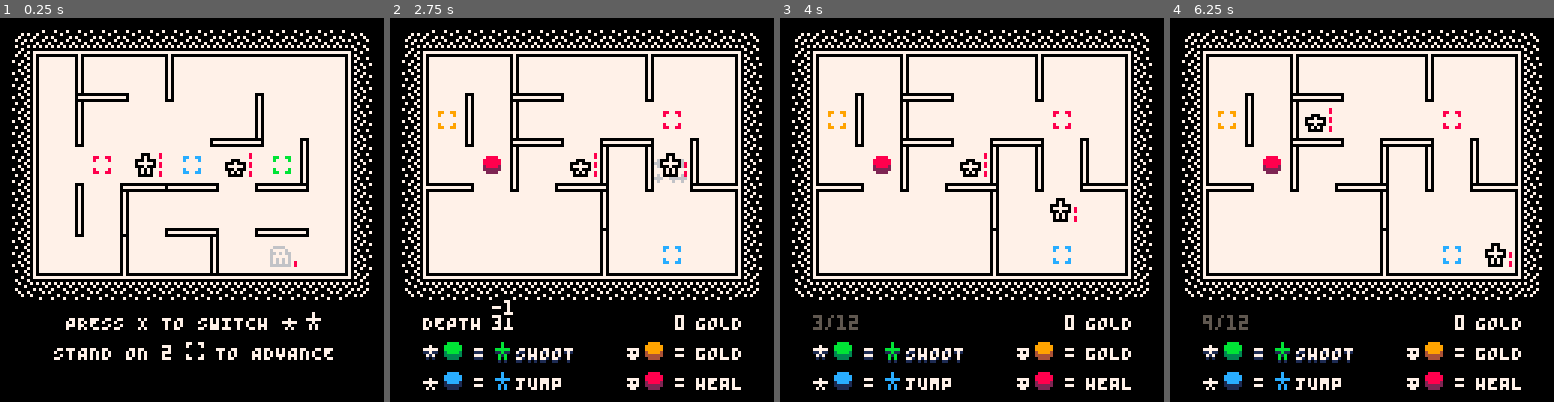
Above: before the commit, frames 1-4 (left to right).
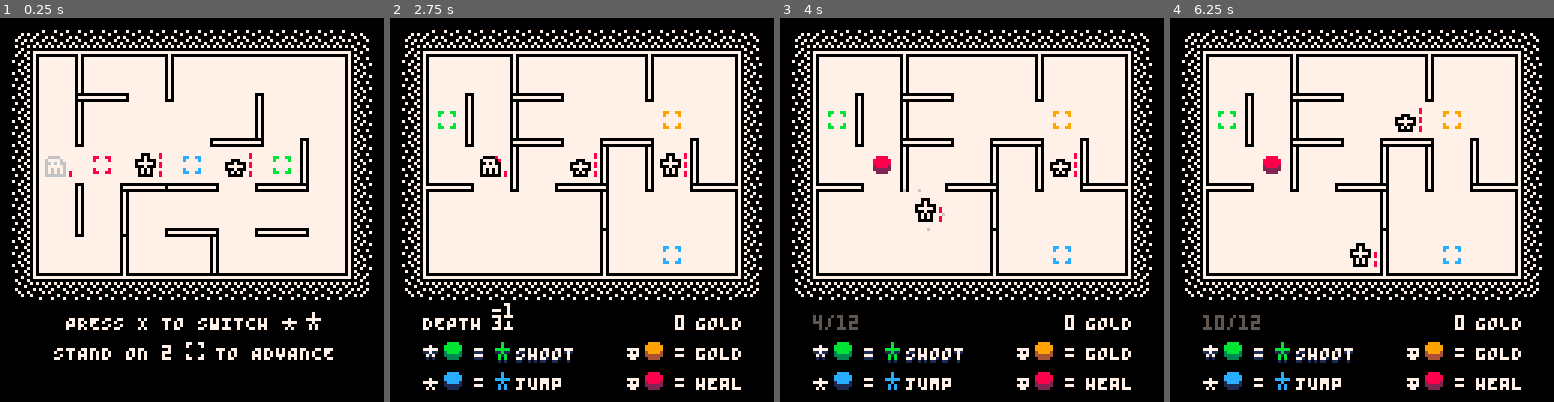
Above: after the commit, the same moments.

Repository: taylordolan/grid-folks
Game: PICO-8 cartridge grid_folks.p8
Same seed, same stepped clock (60 frames per second), same inputs: the game is played once before the commit and once after it.
Inputs:
- Up to frame 1 (0.25 s): no input
- Up to frame 2 (2.75 s): tap X (X key) at 0.33, 1.07, 1.85 s; tap O (Z key) at 0.7, 1.7, 2.1, 2.5 s; hold Right 1.6-2.1 s; hold Up 2.15-2.42 s; hold Right from 2.47 s (still down)
- Up to frame 3 (4 s): tap O (Z key) at 2.9, 3.3, 3.7 s; tap X (X key) at 2.97 s; release Right at 3.03 s; hold Left 3.08-3.58 s; hold Down 3.63-3.97 s
- Up to frame 4 (6.25 s): hold Right 4.02-4.68 s; tap X (X key) at 4.08, 5.2 s; tap O (Z key) every 0.4 s from 4.1 to 6.1 s; hold Up 4.73-5.03 s; hold Left 5.08-5.68 s; hold Down 5.73-6.03 s; hold Right from 6.08 s (still down)

The runs differ from the first frame. In frame 1, 0.4% of the frame differs, in the area x 11-78%, y 35-65%; in frame 2, 0.7%; in frame 3, 1.0%; in frame 4, 1.2%, in the area x 8-90%, y 23-82%.

Commit message:
timid enemies

Diff:
--- a/grid_folks.p8
+++ b/grid_folks.p8
@@ -16,8 +16,10 @@
 -- [x] make sure it doesn't crash if it tries to deploy an enemy and the only available space is next to a hero
 -- [x] shoot should do 2 damage
 -- [ ] slow down all the animations and transitions
--- [ ] fix crosshair rendering for jump ability
--- [ ] fix flashing stun state on sleep enemies
+-- [ ] dotted lines to represent potential shots
+-- [ ] change enemy health bars to show potential damage
+-- [ ] timid enemies should move if there's a hero they could move toward that's more than 2 spaces away
+-- [ ] wait animations for timid enemies
 
 -- optimizations
 -- [x] eliminate the colors dictionary
@@ -127,8 +129,8 @@
 	input_queue = {}
 
 	-- initial buttons (for testing)
-	-- set_tile(new_button(008), {4,2})
-	-- set_tile(new_button(009), {4,4})
+	-- set_tile(new_button(011), {4,2})
+	-- set_tile(new_button(012), {4,4})
 	-- set_tile(new_button(011), {5,3})
 	-- set_tile(new_button(012), {3,3})
 
@@ -165,24 +167,27 @@
 	-- spawn stuff
 	spawn_rates = {
 		[001] = 12,
-		[050] = 10,
-		[100] = 8,
-		[150] = 7,
-    [200] = 6,
-		[250] = 5,
-		[300] = 4,
-		[350] = 3,
-		[400] = 2,
+		[040] = 10,
+		[080] = 8,
+		[120] = 7,
+    [160] = 6,
+		[200] = 5,
+		[240] = 4,
+		[280] = 3,
+		[320] = 2,
 	}
   spawn_bags = {
     [001] = {"dash"},
-    [050] = {"dash","sleep"},
-    [100] = {"dash","sleep","slime"},
-    [150] = {"dash","sleep","slime","grow"},
+    [040] = {"dash","timid"},
+    [080] = {"dash","timid","slime"},
+    [120] = {"dash","timid","slime","grow"},
   }
   spawn_functions = {
-    ["sleep"] = function()
-      new_enemy_sleep():deploy()
+    -- ["sleep"] = function()
+    --   new_enemy_sleep():deploy()
+    -- end,
+    ["timid"] = function()
+      new_enemy_timid():deploy()
     end,
     ["slime"] = function()
       new_enemy_slime():deploy()
@@ -198,6 +203,7 @@
 	spawn_rate = spawn_rates[1]
   spawn_bag = spawn_bags[1]
   spawn_bag_instance = copy(spawn_bag)
+  shuffle(spawn_bag_instance)
   spawn_turns = {0,0,0}
 	-- this gets updated whenever an enemy spawns
 	last_spawned_turn = 0
@@ -566,7 +572,7 @@
 			local wall = is_wall_between({self.x, self.y}, next_tile)
 
 			-- if jump is enabled and there's a wall in the way
-			if self.jump and wall then
+			if self.jump then
 				if enemy then
 					hit_target(enemy, 3)
 					player_turn = false
@@ -586,7 +592,7 @@
 				-- if shoot is enabled and shoot targets exist
 				local shoot_target = get_ranged_target(self, direction)
 				if self.shoot and shoot_target then
-          hit_target(shoot_target, 2)
+          hit_target(shoot_target, 1)
 					new_shot(self, shoot_target, direction)
 					sfx(sounds.shoot, 3)
 					delay += 4
@@ -902,6 +908,27 @@
   return _e
 end
 
+function new_enemy_timid()
+  local _e = new_enemy()
+  _e.sprite_seq = {140}
+	_e.health = 1
+
+  _e.get_step = function(self)
+    -- if not attacking this turn
+    if not self.target then
+      local step = self:get_step_toward_hero()
+      if
+        distance(step, tile(hero_a)) > 1 and
+        distance(step, tile(hero_b)) > 1
+      then
+        return step
+      end
+    end
+  end
+
+  return _e
+end
+
 function new_enemy_dash()
   local _e = new_enemy()
   _e.sprite_seq = {143}
@@ -955,7 +982,6 @@
 function new_enemy_slime()
   local _e = new_enemy()
   _e.sprite_seq = {142}
-  _e.health = 1
 
   _e.move = function(self)
     if self.step then
@@ -1988,7 +2014,7 @@
 
 	has_advanced = true
 	if #colors_bag == 0 then
-		colors_bag = {008,008,008,009,011,012}
+		colors_bag = {008,008,008,008,008,008,009,011,012}
 		shuffle(colors_bag)
 	end
 
@@ -2091,7 +2117,7 @@
 ffffffffff070ffffff6fffffffaaaffffffffffffffffffffffffff000000000000000000000777777000000777777000000770000777777000000000000000
 ff000fff0007000ffff6ffffffaa6affffa6afffffffffffffffffff000000000000000000000777777000000777777000000770000777777000000000000000
 0007000f0777770fffffffffff6aa6fffaaaaafffff6ffffffffffff000000000000000000077775555000077775577770077770077775577770000000000000
-0777770f0007000f66f6f66fffaa6afffa6a6affff666ffffff6ffff000000000000000000077775555000077775577770077770077775577770000000000000
+0777770f0007000f66fff66fffaa6afffa6a6affff666ffffff6ffff000000000000000000077775555000077775577770077770077775577770000000000000
 0007000ff07070fffffffffffffaaafffaa6aafffff6ffffffffffff000000000000000000077771177770077771177770077770077771177770000000000000
 f07070fff07070fffff6ffffffffffffffffffffffffffffffffffff000000000000000000077771177770077771177770077770077771177770000000000000
 f00000fff00000fffff6ffffffffffffffffffffffffffffffffffff000000000000000000077770077770077777777550077770077770077770000000000000
@@ -2159,14 +2185,14 @@
 077770ff0777700f007070077077707707777077007777077070070700000000000000000000000000777700f077770f077770ff077770ff0070700f0707070f
 007700ff0777770f7070707770707077077770777070700770777707000000000000000000000000f007070ff070700f007700ff070700ff0777770f0707070f
 f0000fff0000000f7000007770000077000000777000007770000007000000000000000000000000ff00000ff00000fff0000ffff0000fff0000000f0000000f
-ffffffff77777777777777777777777700000007000f000fffffffffffffffff0000000000000000ffffffff0000000000070007777777777777777700000077
-ffffffff777777770077007777777777077077070700070f000000ff000000ff0000000000000000ffffffff0000000007070707007700777777777707777077
-000000ff700000770700707700000077070070070777770f077770ff077770ff0000000000000000f000000f0000000007000707070070777777777700707007
-077770ff007770770777707707777077077770770070770f0070700f007070ff0000000000000000007777000000000007777707077770770000007707777707
-007070ff077700070070707700707077007070770777770f0777770f0777700f0000000000000000070707700000000000770707007070770777707707070707
-077770ff077777070777707707777077077770770077700f0007770f0077770f0000000000000000007777000000000007777707077770770070700707070707
-007700ff00770007007700770707007707070077f07770ffff07070ff070700f0000000000000000f007070f0000000000777007007700770777770707070707
-f0000fff70000777700007777000077700000777f00000ffff00000ff00000ff0000000000000000ff00000f0000000070000077700007770000000700000007
+ffffffff77777777777777777777777700000007000f000fffffffffffffffff0000000000000000ffffffffffffffff00070007777777777777777700000077
+ffffffff777777770077007777777777077077070700070f000000ff000000ff0000000000000000ffffffffffffffff07070707007700777777777707777077
+000000ff700000770700707700000077070070070777770f077770ff077770ff0000000000000000f000000f000000ff07000707070070777777777700707007
+077770ff007770770777707707777077077770770070770f0070700f007070ff000000000000000000777700077770ff07777707077770770000007707777707
+007070ff077700070070707700707077007070770777770f0777770f0777700f0000000000000000070707700070700f00770707007070770777707707070707
+077770ff077777070777707707777077077770770077700f0007770f0077770f0000000000000000007777000777770f07777707077770770070700707070707
+007700ff00770007007700770707007707070077f07770ffff07070ff070700f0000000000000000f007070f0070700f00777007007700770777770707070707
+f0000fff70000777700007777000077700000777f00000ffff00000ff00000ff0000000000000000ff00000ff00000ff70000077700007770000000700000007
 77777777ffffffff007700777777777777000077000000007777777700000077ff0000ffffffffffffffffffffffffff77777777ffffffffffffffff77777777
 7777777700ff00ff070070077777777700070077000000007000000707777777f077770f0000000f0000000ff000000f00000777000000ffffffffff77000077
 07000707070070ff077077070000007707077077000000007077770707007077f077770f0777770f0777770f0077770007007077077770ffffffffff70777707
